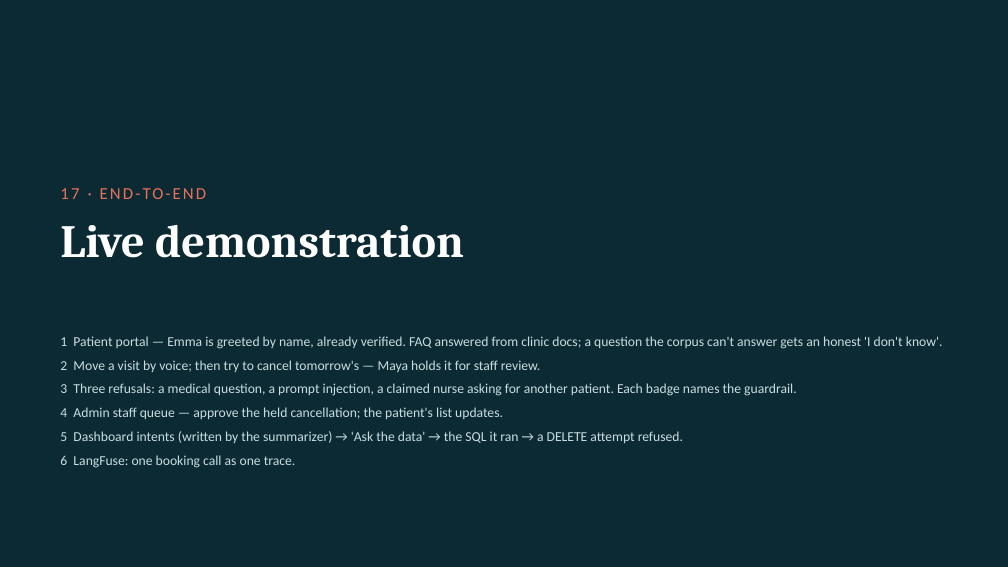
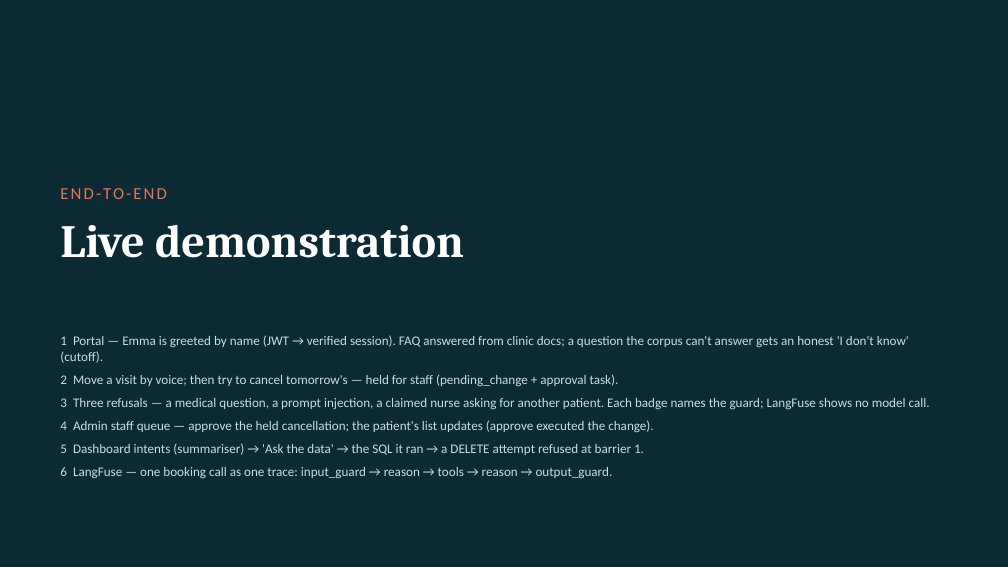
Before and after one commit to SeanYHan888/voice-agent, a slide deck: slide 27 of docs/presentation/maya-deck.pptx (slide 19 before the commit). Drawn at 1008x567 pixels with LibreOffice and Linux fonts; fonts in the diff are those of the drawing. Boxes give left, top, right and bottom in pixels: in the first picture for what was removed or moved away, otherwise in the second. Text is boxed around its words. In the diff, an @@ line names an element or a change of style, - is before the commit and + after.

```diff
--- a/docs/presentation/maya-deck.pptx
+++ b/docs/presentation/maya-deck.pptx
@@ text at [103, 188, 124, 199]: text changed @@
-17 · END-TO-END
+END-TO-END
@@ text at [60, 335, 930, 479]: text changed; size 13 to 12.5 pt @@
-1 Patient portal — Emma is greeted by name, already verified. FAQ answered from clinic docs; a question the corpus can't answer gets an honest 'I don't know'.
-2 Move a visit by voice; then try to cancel tomorrow's — Maya holds it for staff review.
-3 Three refusals: a medical question, a prompt injection, a claimed nurse asking for another patient. Each badge names the guardrail.
-4 Admin staff queue — approve the held cancellation; the patient's list updates.
-5 Dashboard intents (written by the summarizer) → 'Ask the data' → the SQL it ran → a DELETE attempt refused.
-6 LangFuse: one booking call as one trace.
+1 Portal — Emma is greeted by name (JWT → verified session). FAQ answered from clinic docs; a question the corpus can't answer gets an honest 'I don't know' (cutoff).
+2 Move a visit by voice; then try to cancel tomorrow's — held for staff (pending_change + approval task).
+3 Three refusals — a medical question, a prompt injection, a claimed nurse asking for another patient. Each badge names the guard; LangFuse shows no model call.
+4 Admin staff queue — approve the held cancellation; the patient's list updates (approve executed the change).
+5 Dashboard intents (summariser) → 'Ask the data' → the SQL it ran → a DELETE attempt refused at barrier 1.
+6 LangFuse — one booking call as one trace: input_guard → reason → tools → reason → output_guard.
```
Also in this commit, not shown: 5 other slides changed, 22 slides added, 16 slides removed, 5 other files.
